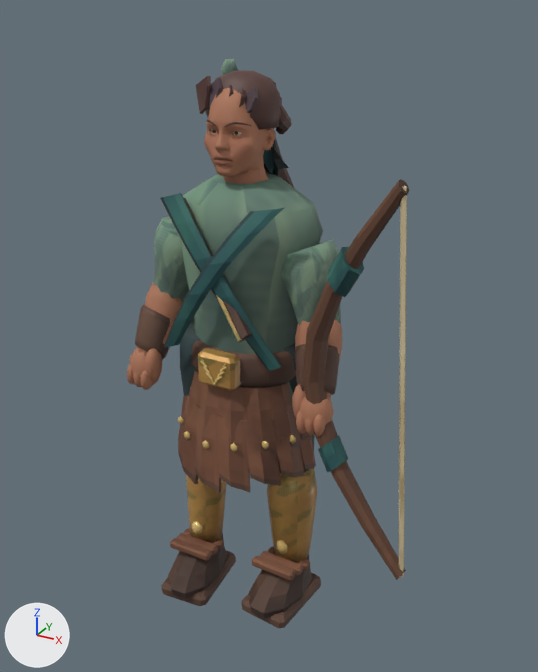
The glTF model public/assets/models/toxotes.glb as it was, and as the next commit left it.
Both versions are drawn from a 50 mm camera at (0.97, -1.627, 1.673) aimed at (0.07, 0.01, 0.854). The axes (+X, +Y, +Z) are drawn at lower left. The lights are the same throughout. The first picture is the older version. Vertices at exactly the same position are counted once.

The first picture shows 'toxotes'.
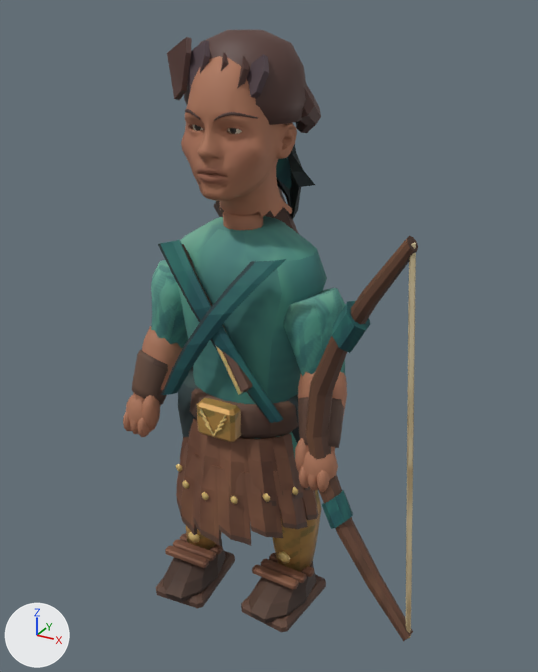
Boxes [x1, y1, x2, y2] around the edits, measured in the pictures (538 x 672 px; the box of a moved part takes in the faces that stretch with it):
'toxotes', reshaped, recoloured (7% taller): before [127, 59, 409, 628]; after [123, 30, 418, 641]
part 1 of me_toxotes_color_and_skin, moved or reshaped (not visible afterwards): before [221, 59, 238, 75]
part 2 of me_toxotes_color_and_skin, moved or reshaped (mostly hidden): before [214, 137, 294, 187]; after [214, 188, 299, 234]
part 3 of me_toxotes_color_and_skin, moved or reshaped: before [201, 358, 214, 385]; after [200, 408, 214, 435]
part 4 of me_toxotes_color_and_skin, moved or reshaped: before [214, 363, 226, 385]; after [213, 415, 226, 436]
part 5 of me_toxotes_color_and_skin, moved or reshaped: before [206, 70, 281, 129]; after [184, 30, 306, 125]
part 6 of me_toxotes_color_and_skin, moved or reshaped: before [263, 128, 289, 176]; after [276, 144, 315, 220]
part 7 of me_toxotes_color_and_skin, moved or reshaped: before [233, 131, 242, 135]; after [228, 128, 242, 134]
part 8 of me_toxotes_color_and_skin, moved or reshaped: before [211, 129, 217, 133]; after [193, 125, 203, 131]
part 9 of me_toxotes_color_and_skin, moved or reshaped: before [204, 88, 276, 181]; after [181, 56, 297, 217]
part 10 of me_toxotes_color_and_skin, moved or reshaped: before [127, 76, 409, 628]; after [123, 37, 418, 641]
part 11 of me_toxotes_color_and_skin, recoloured: before [134, 71, 409, 628]; after [130, 30, 418, 641]

What changed in the scene script:
```text
Change me_toxotes_color_and_skin:
    used by ob_toxotes; location = (0.0, 0.0, 0.0)
    remove me_toxotes_color_and_skin.from_pydata(...)  # 5457 vertices, 10432 faces; spans x -0.32..0.56, y -0.21..0.25, z -0.01..1.55
    add me_toxotes_color_and_skin.from_pydata(...)  # 5457 vertices, 10432 faces; spans x -0.34..0.59, y -0.23..0.26, z -0.01..1.63
    me_toxotes_color_and_skin part 1: the loose piece of 12 vertices spanning x -0.16..-0.11, y 0.16..0.18, z 1.5..1.55 is moved by (-0.01, 0.01, -0.1)
    me_toxotes_color_and_skin part 2: the loose piece of 27 vertices spanning x -0.17..0.2, y 0.08..0.25, z 0.84..1.38 is scaled about its middle by 1.07, then moved by (0.0, 0.01, -0.13)
    me_toxotes_color_and_skin part 3: the loose piece of 15 vertices spanning x -0.04..0.0, y -0.16, z 0.77..0.84 is moved by (0.0, -0.01, -0.15)
    me_toxotes_color_and_skin part 4: the loose piece of 15 vertices spanning x 0.0..0.04, y -0.16, z 0.77..0.84 is moved by (0.0, -0.01, -0.15)
    me_toxotes_color_and_skin part 5: the loose piece of 100 vertices spanning x -0.1..0.1, y -0.08..0.09, z 1.41..1.54 is scaled about its middle by 1.6, then moved by (0.0, 0.01, 0.05)
    me_toxotes_color_and_skin part 6: the loose piece of 70 vertices spanning x -0.02..0.07, y 0.07..0.14, z 1.22..1.43 is scaled about its middle by 1.6, then moved by (0.02, 0.07, -0.03)
    me_toxotes_color_and_skin part 7: the loose piece of 121 vertices spanning x 0.02..0.04, y -0.08..-0.06, z 1.39..1.42 is moved by (0.02, -0.04, 0.01)
    me_toxotes_color_and_skin part 8: the loose piece of 121 vertices spanning x -0.04..-0.02, y -0.08..-0.06, z 1.39..1.42 is moved by (-0.02, -0.04, 0.01)
    me_toxotes_color_and_skin part 9: the loose piece of 1607 vertices spanning x -0.09..0.09, y -0.12..0.08, z 1.26..1.52 is scaled about its middle by 1.6, then moved by (0.0, -0.01, 0.0)
    me_toxotes_color_and_skin part 10: 3089 of 5457 vertices moved; they spanned x -0.32..0.56, y -0.21..0.18, z -0.01..1.53 and now span x -0.34..0.59, y -0.23..0.19, z -0.01..1.61; mean shift (0.0, -0.01, -0.12); largest move (0.54, -0.16, 0.34) -> (0.57, -0.17, 0.17)
    me_toxotes_color_and_skin part 11: 6560 faces centred in x -0.31..0.55, y -0.21..0.24, z -0.01..1.55 are repainted in the vertex colours; the middle colour goes from brown #725748 to brown #6d5947
    other edits to the shape of me_toxotes_color_and_skin do not show in these pictures
```
